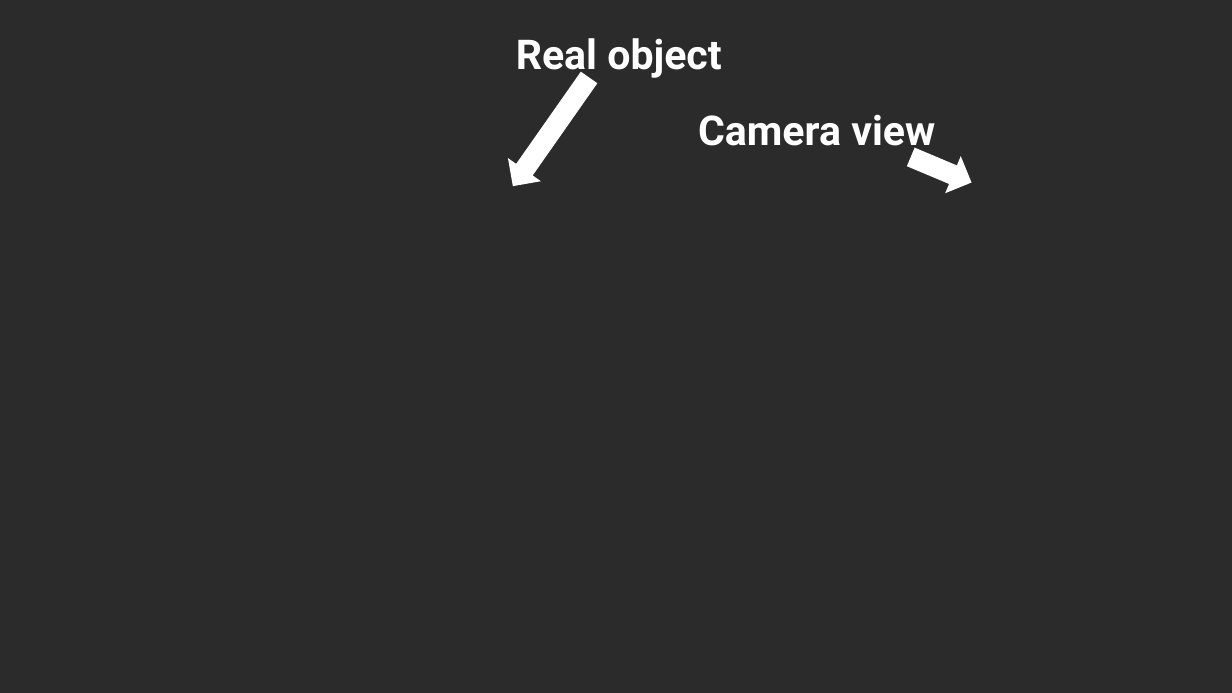
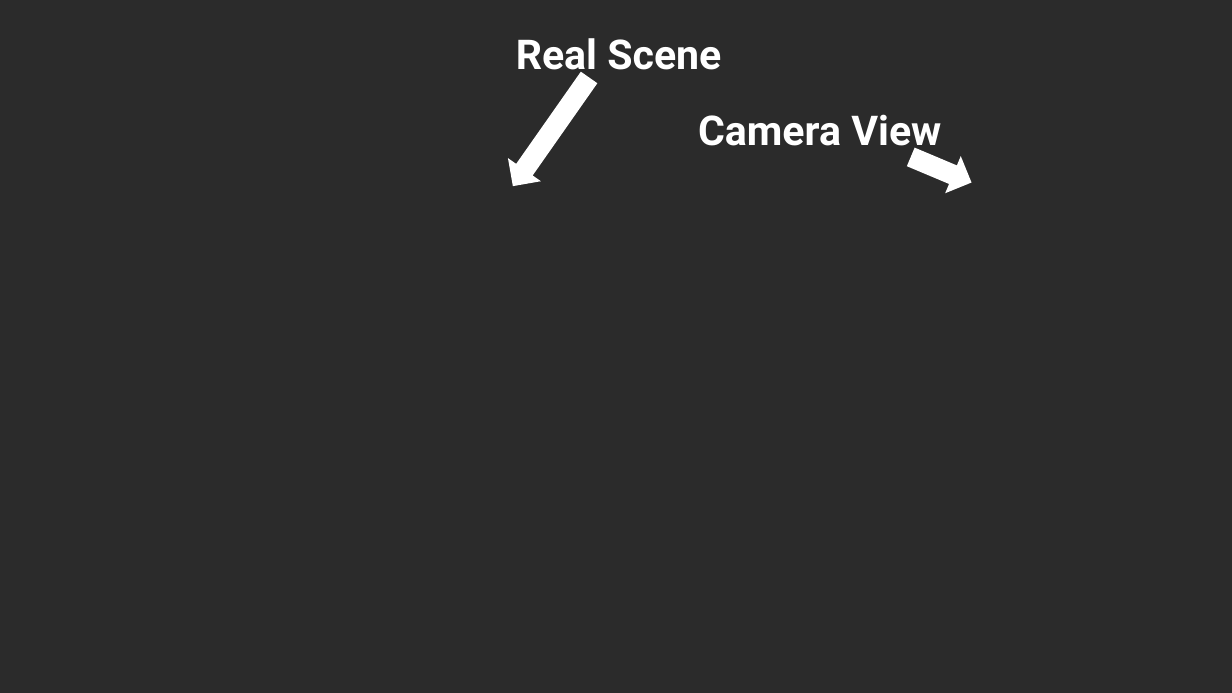
Before and after one commit to marco-conciatori-public/marco-conciatori-public.github.io, a slide deck: slide 1 of assets/setup/camera_issue.pptx. Drawn at 1232x693 pixels with LibreOffice and Linux fonts; fonts in the diff are those of the drawing; background and template pictures are left out; a plain dark background stands for a picture behind light text. Boxes give left, top, right and bottom in pixels: in the first picture for what was removed or moved away, otherwise in the second. Text is boxed around its words. In the diff, an @@ line names an element or a change of style, - is before the commit and + after.

Commit message:
changed camera issue image

```diff
--- a/assets/setup/camera_issue.pptx
+++ b/assets/setup/camera_issue.pptx
@@ text at (516,38,721,80): text changed @@
-Real object
+Real Scene
@@ text at (698,114,941,155): text changed @@
-Camera view
+Camera View
```
Also in this commit, not shown: 1 other file.
